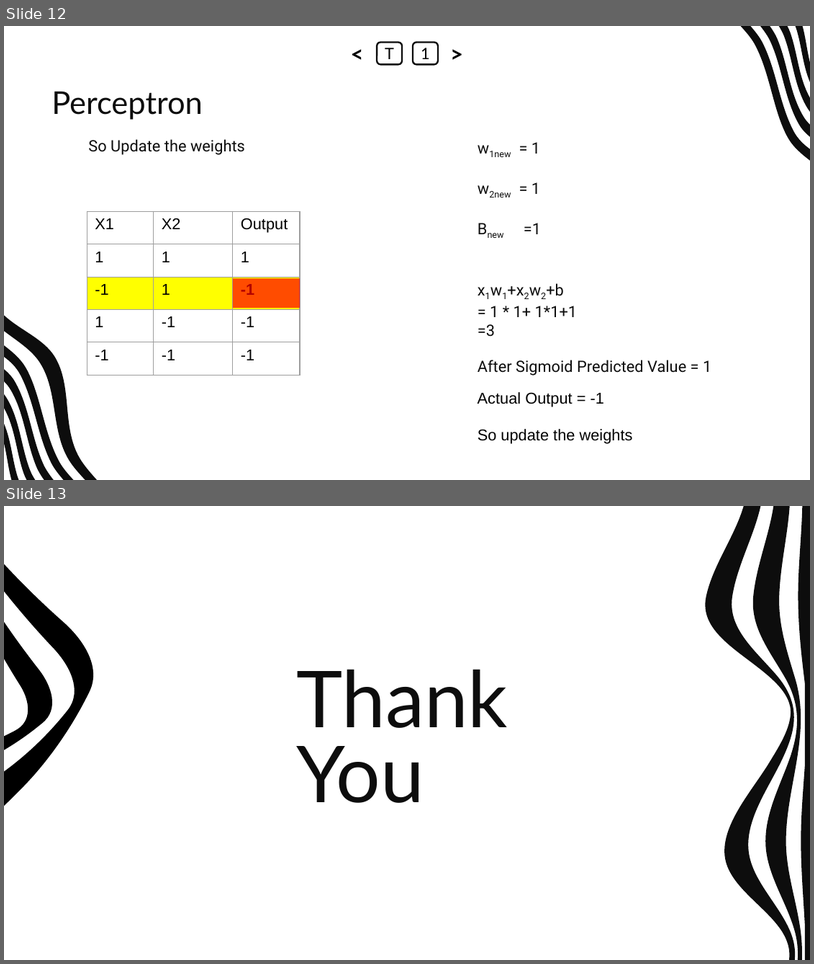
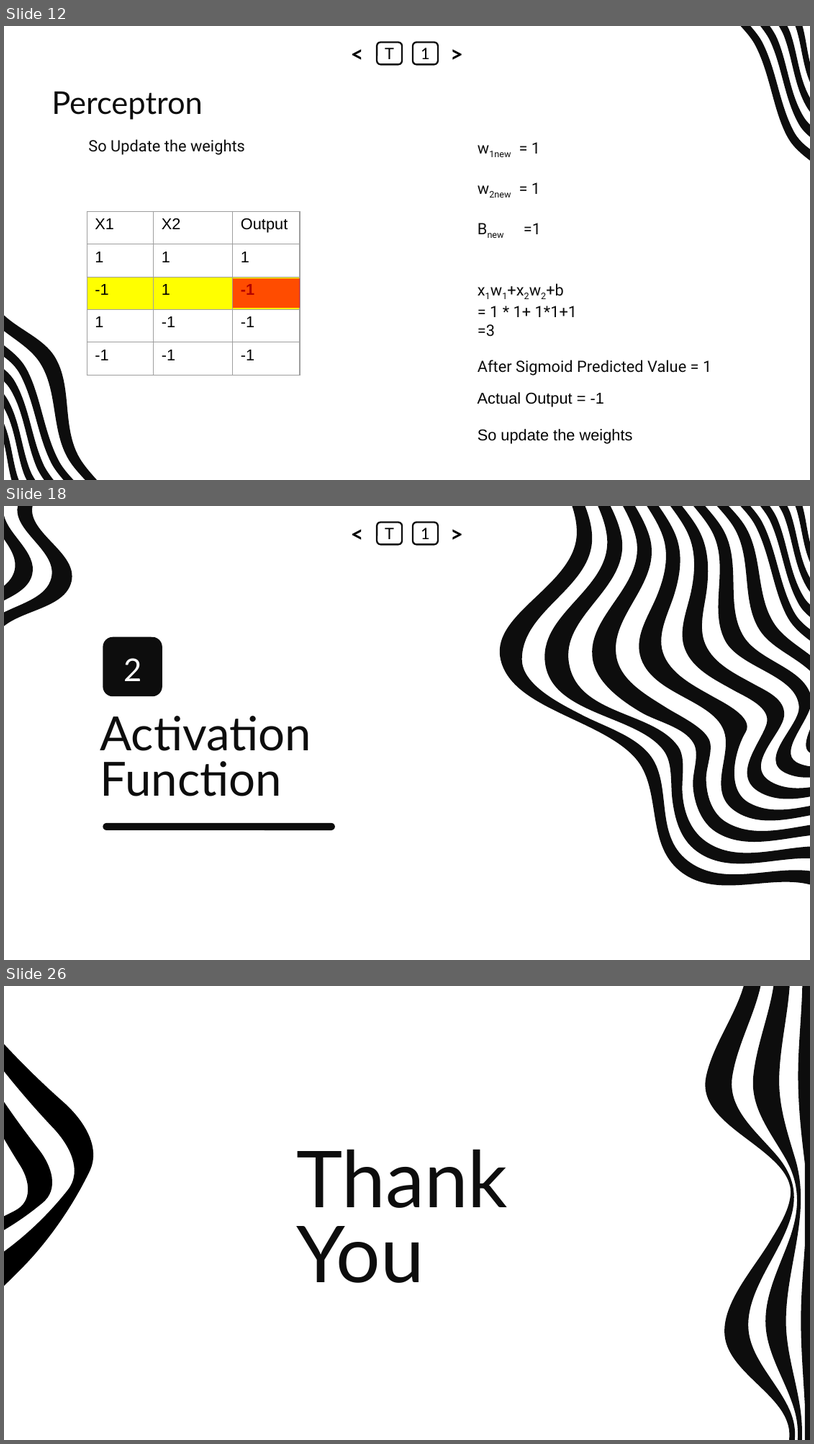
Before and after one commit to abrarhasan3/Green-Uni-All-Academic-Content, a slide deck: CSE 411 Machine Learning/New Slides/ML_CH_11.pptx. Shown one above the other, each under a label of ours: slides 12 and 13 before the commit, slides 12, 18 and 26 after it; the slides between them are not shown. The pictures are 814x964 and 814x1444 pixels, drawn with LibreOffice and Linux fonts; fonts in the diff are those of the drawing. Boxes give left, top, right and bottom in pixels: in the first picture for what was removed or moved away, otherwise in the second. Text is boxed around its words. In the diff, an @@ line names an element or a change of style, - is before the commit and + after.

```diff
--- a/CSE 411 Machine Learning/New Slides/ML_CH_11.pptx
+++ b/CSE 411 Machine Learning/New Slides/ML_CH_11.pptx
@@ slide 18 added at box(4, 506, 810, 960), background #FFFFFF @@
@@ freeform shape added at box(4, 515, 37, 600), fill #0D0D0D @@
@@ freeform shape added at box(4, 506, 78, 626), fill #0D0D0D @@
@@ text added at box(345, 522, 370, 545), 20 pt, text #000000, bold @@
+<
@@ rounded rectangle added at box(378, 522, 402, 545), fill #FFFFFF, outline #0D0D0D 1.5 pt, 14 pt, text #000000 @@
+T
@@ rounded rectangle added at box(413, 522, 438, 545), fill #FFFFFF, outline #0D0D0D 1.5 pt, 14 pt, text #000000 @@
+1
@@ text added at box(445, 522, 469, 545), 20 pt, text #000000, bold @@
+>
@@ group added at box(492, 506, 810, 885): 12 freeform shapes @@
@@ rounded rectangle added at box(103, 636, 163, 696), fill #0D0D0D @@
@@ title added at box(124, 658, 142, 681), 28 pt, text #FFFFFF @@
+2
@@ title added at box(100, 716, 312, 796), 42 pt, text #0D0D0D @@
+Activation
+Function
@@ rounded rectangle added at box(103, 823, 335, 830), fill #0D0D0D @@
@@ what was slide 13 is now slide 26 @@
```
Also in this commit, not shown: 12 other slides added, 1 other file.
